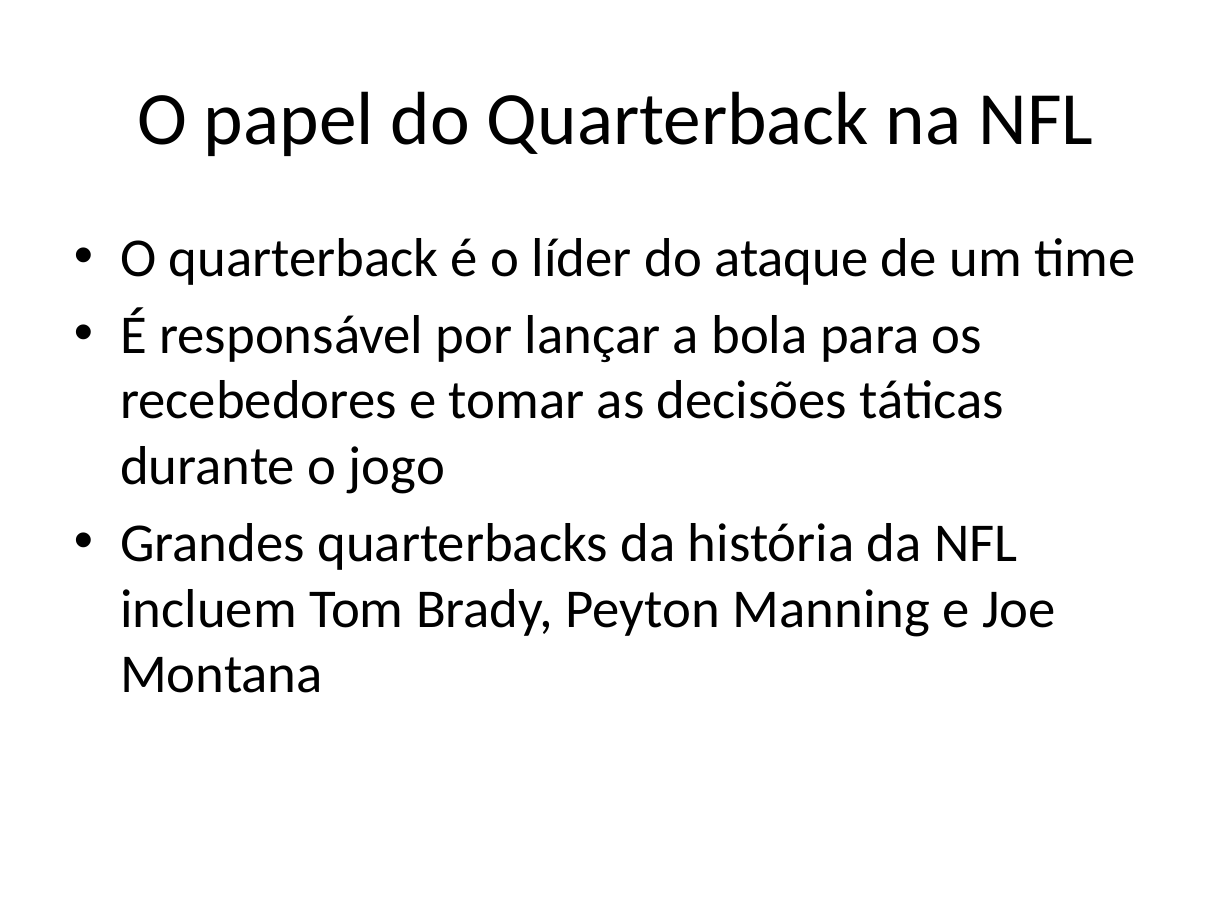
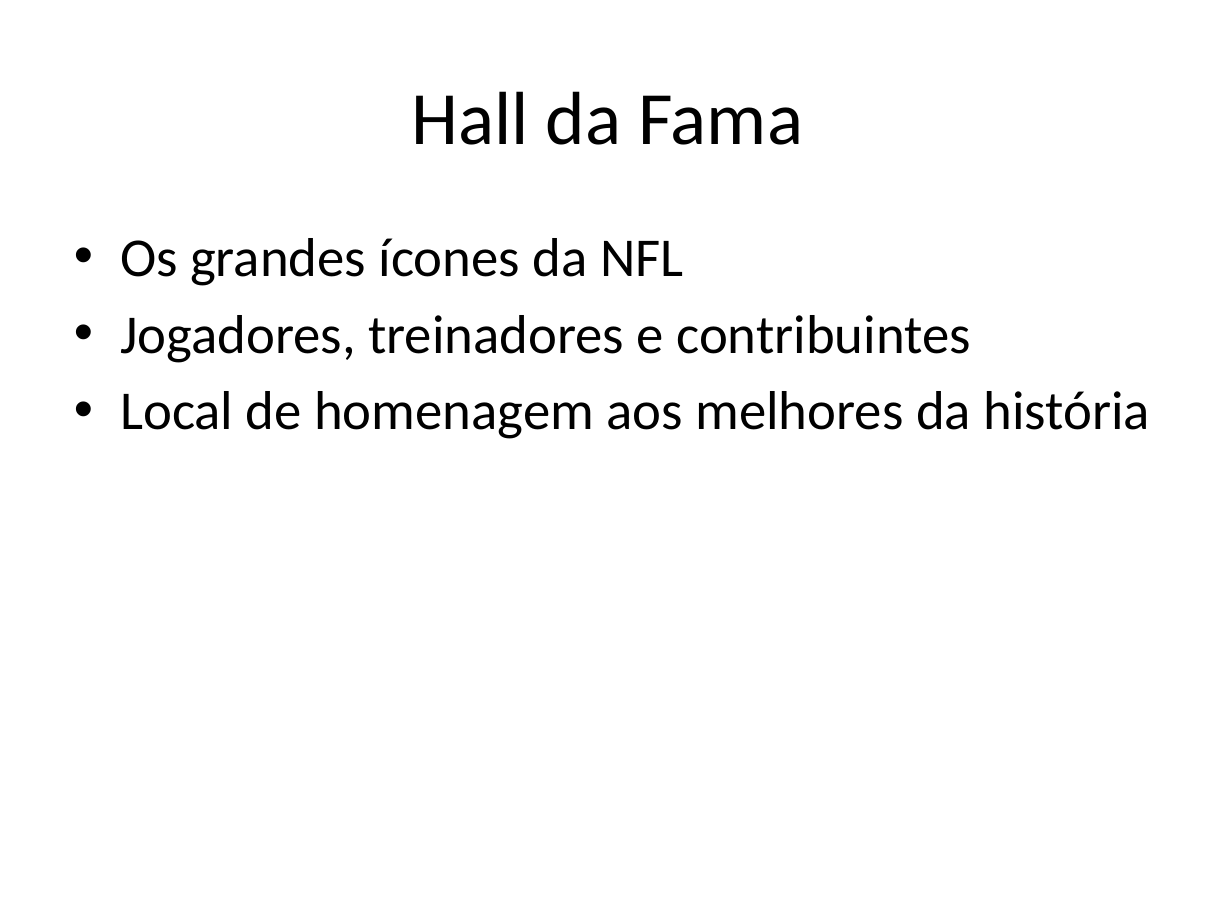
Before and after one commit to lcdlemos/EstagioNutes, a slide deck: slide 13 of IA/auto_apresentacao_IA.pptx (slide 5 before the commit). Drawn at 1232x924 pixels with LibreOffice and Linux fonts; fonts in the diff are those of the drawing. Boxes give left, top, right and bottom in pixels: in the first picture for what was removed or moved away, otherwise in the second. Text is boxed around its words. In the diff, an @@ line names an element or a change of style, - is before the commit and + after.

```diff
--- a/IA/auto_apresentacao_IA.pptx
+++ b/IA/auto_apresentacao_IA.pptx
@@ title at (411,91,803,145): text changed @@
-O papel do Quarterback na NFL
+Hall da Fama
@@ text at (120,238,1150,439): text changed @@
-• O quarterback é o líder do ataque de um time
-• É responsável por lançar a bola para os recebedores e tomar as decisões táticas durante o jogo
-• Grandes quarterbacks da história da NFL incluem Tom Brady, Peyton Manning e Joe Montana
+• Os grandes ícones da NFL
+• Jogadores, treinadores e contribuintes
+• Local de homenagem aos melhores da história
```
Also in this commit, not shown: 8 other slides changed, 9 slides added, 5 slides removed, 7 other files.
